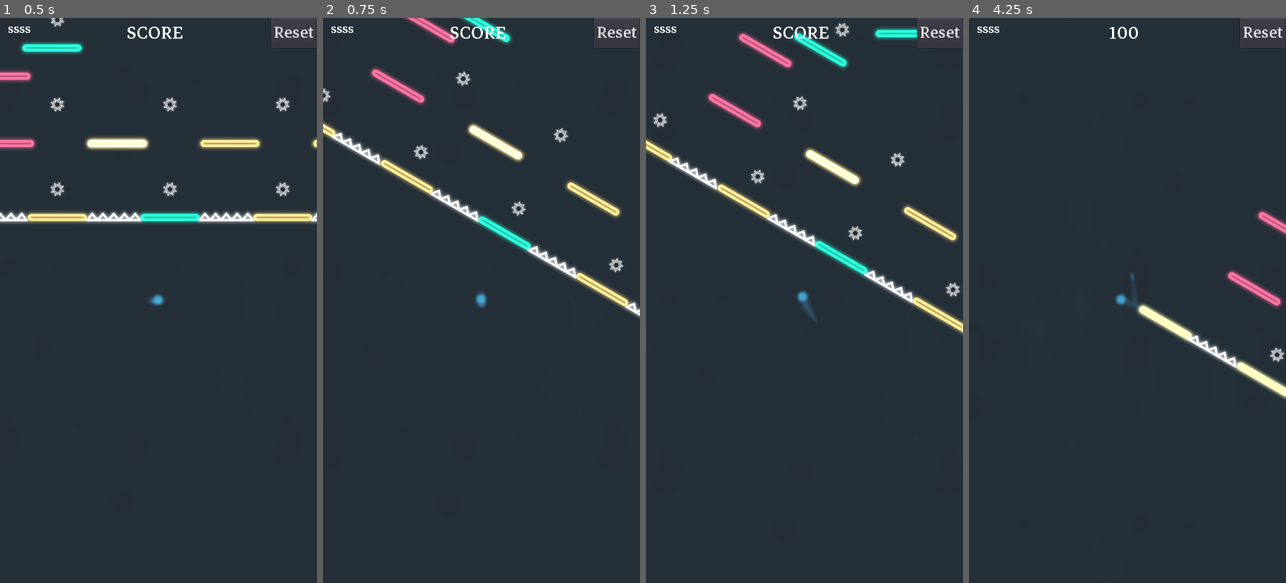
Above: before the commit, frames 1-4 (left to right).
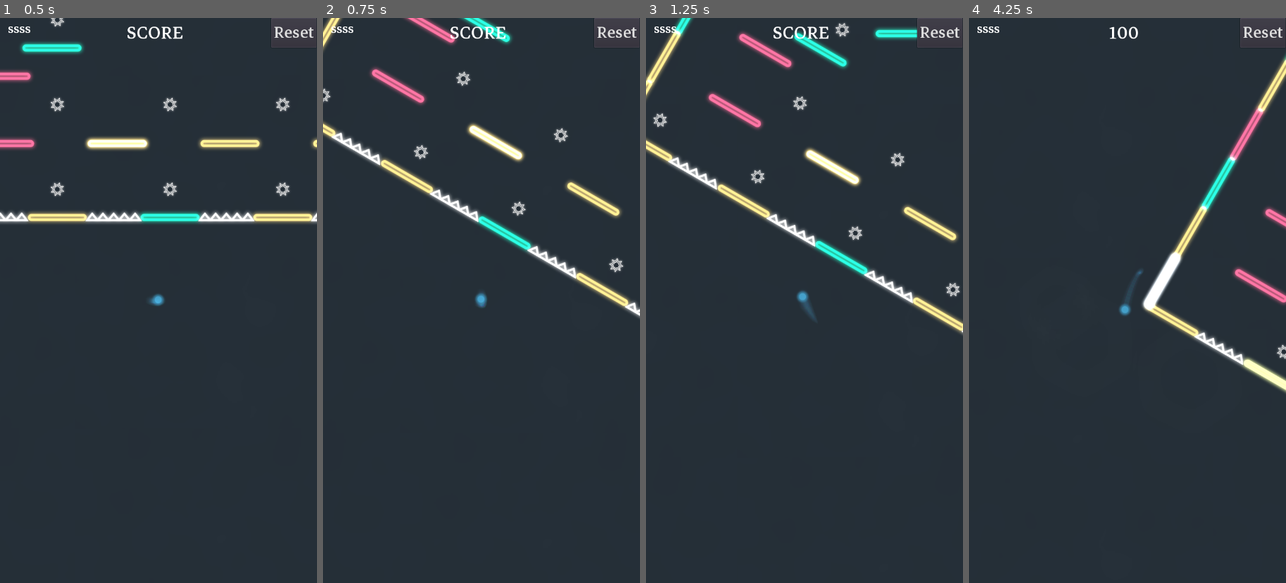
Above: after the commit, the same moments.

Repository: dolorismachina/Pivot
Game: Godot game, scene res://Scenes/Main/Main.tscn
Same seed, same stepped clock (60 frames per second), same inputs: the game is played once before the commit and once after it. The engine's default icon, where the game draws it, is replaced by a stand-in: a white triangle on a blue panel in a dark square.
Inputs (mouse positions are in pixels of both pictures, inside the frame that each line leads up to):
- Up to frame 1 (0.5 s): no input
- Up to frame 2 (0.75 s): move the mouse to (551, 272) at 0.52 s; hold Right (ui_right) from 0.53 s (still down); hold Space (space) from 0.53 s (still down); click (551, 272) at 0.67 s
- Up to frame 3 (1.25 s): keep holding Right (ui_right); keep holding Space (space)
- Up to frame 4 (4.25 s): release Right (ui_right) at 1.25 s; release Space (space) at 1.25 s; drag from (1064, 328) to (1016, 170) at 1.27 s; move the mouse to (1159, 176) at 2.02 s; hold Right (ui_right) 2.03-2.75 s; hold Space (space) 2.03-2.75 s; drag from (1111, 413) to (1232, 554) at 2.77 s; move the mouse to (1222, 385) at 3.52 s; hold Left (ui_left) from 3.53 s (still down); hold Space (space) from 3.53 s (still down)

Frame 1 is identical in both runs. In frame 2, 0.2% of the frame differs, in the area x 0-6%, y 0-6%; in frame 3, 0.5%; in frame 4, 4.7%, in the area x 46-100%, y 6-68%.
Error in both runs: Invalid get index 'modulate' (on base: 'Tween'). (res://Scenes/Blocks/Block/Block.gd:52)

Commit message:
Add border around level

Diff:
--- a/Scenes/Levels/TestLevel.tscn
+++ b/Scenes/Levels/TestLevel.tscn
@@ -89,6 +89,168 @@
 is_visible = true
 is_enabled = true
 
+[node name="Block8" parent="Pivot/Content/Blocks" instance=ExtResource( 3 )]
+position = Vector2( 0, 128 )
+rotation = 1.57079
+is_visible = true
+is_enabled = true
+
+[node name="Block60" parent="Pivot/Content/Blocks" instance=ExtResource( 3 )]
+position = Vector2( 64, 64 )
+rotation = 3.14159
+is_visible = true
+is_enabled = true
+
+[node name="Block65" parent="Pivot/Content/Blocks" instance=ExtResource( 3 )]
+position = Vector2( 576, 64 )
+rotation = 3.14159
+is_visible = true
+is_enabled = true
+
+[node name="Block69" parent="Pivot/Content/Blocks" instance=ExtResource( 3 )]
+position = Vector2( 1088, 64 )
+rotation = 3.14159
+is_visible = true
+is_enabled = true
+
+[node name="Block61" parent="Pivot/Content/Blocks" instance=ExtResource( 3 )]
+position = Vector2( 192, 64 )
+rotation = 3.14159
+is_visible = true
+is_enabled = true
+
+[node name="Block64" parent="Pivot/Content/Blocks" instance=ExtResource( 3 )]
+position = Vector2( 704, 64 )
+rotation = 3.14159
+is_visible = true
+is_enabled = true
+
+[node name="Block70" parent="Pivot/Content/Blocks" instance=ExtResource( 3 )]
+position = Vector2( 1216, 64 )
+rotation = 3.14159
+is_visible = true
+is_enabled = true
+
+[node name="Block62" parent="Pivot/Content/Blocks" instance=ExtResource( 3 )]
+position = Vector2( 320, 64 )
+rotation = 3.14159
+is_visible = true
+is_enabled = true
+
+[node name="Block67" parent="Pivot/Content/Blocks" instance=ExtResource( 3 )]
+position = Vector2( 832, 64 )
+rotation = 3.14159
+is_visible = true
+is_enabled = true
+
+[node name="Block71" parent="Pivot/Content/Blocks" instance=ExtResource( 3 )]
+position = Vector2( 1344, 64 )
+rotation = 3.14159
+is_visible = true
+is_enabled = true
+
+[node name="Block63" parent="Pivot/Content/Blocks" instance=ExtResource( 3 )]
+position = Vector2( 448, 64 )
+rotation = 3.14159
+is_visible = true
+is_enabled = true
+
+[node name="Block66" parent="Pivot/Content/Blocks" instance=ExtResource( 3 )]
+position = Vector2( 960, 64 )
+rotation = 3.14159
+is_visible = true
+is_enabled = true
+
+[node name="Block68" parent="Pivot/Content/Blocks" instance=ExtResource( 3 )]
+position = Vector2( 1472, 64 )
+rotation = 3.14159
+is_visible = true
+is_enabled = true
+
+[node name="Block72" parent="Pivot/Content/Blocks" instance=ExtResource( 3 )]
+position = Vector2( 1600, 64 )
+rotation = 3.14159
+is_visible = true
+is_enabled = true
+
+[node name="Block15" parent="Pivot/Content/Blocks" instance=ExtResource( 3 )]
+position = Vector2( 0, 256 )
+rotation = 1.57079
+is_visible = true
+is_enabled = true
+
+[node name="Block74" parent="Pivot/Content/Blocks" instance=ExtResource( 3 )]
+position = Vector2( 1664, 128 )
+rotation = 1.57079
+is_visible = true
+is_enabled = true
+
+[node name="Block18" parent="Pivot/Content/Blocks" instance=ExtResource( 3 )]
+position = Vector2( 0, 384 )
+rotation = 1.57079
+is_visible = true
+is_enabled = true
+
+[node name="Block76" parent="Pivot/Content/Blocks" instance=ExtResource( 3 )]
+position = Vector2( 1664, 256 )
+rotation = 1.57079
+is_visible = true
+is_enabled = true
+
+[node name="Block19" parent="Pivot/Content/Blocks" instance=ExtResource( 3 )]
+position = Vector2( 0, 512 )
+rotation = 1.57079
+is_visible = true
+is_enabled = true
+
+[node name="Block77" parent="Pivot/Content/Blocks" instance=ExtResource( 3 )]
+position = Vector2( 1664, 384 )
+rotation = 1.57079
+is_visible = true
+is_enabled = true
+
+[node name="Block57" parent="Pivot/Content/Blocks" instance=ExtResource( 3 )]
+position = Vector2( 0, 640 )
+rotation = 1.57079
+is_visible = true
+is_enabled = true
+
+[node name="Block78" parent="Pivot/Content/Blocks" instance=ExtResource( 3 )]
+position = Vector2( 1664, 512 )
+rotation = 1.57079
+is_visible = true
+is_enabled = true
+
+[node name="Block58" parent="Pivot/Content/Blocks" instance=ExtResource( 3 )]
+position = Vector2( 0, 768 )
+rotation = 1.57079
+is_visible = true
+is_enabled = true
+
+[node name="Block73" parent="Pivot/Content/Blocks" instance=ExtResource( 3 )]
+position = Vector2( 1664, 640 )
+rotation = 1.57079
+is_visible = true
+is_enabled = true
+
+[node name="Block59" parent="Pivot/Content/Blocks" instance=ExtResource( 3 )]
+position = Vector2( 0, 896 )
+rotation = 1.57079
+is_visible = true
+is_enabled = true
+
+[node name="Block75" parent="Pivot/Content/Blocks" instance=ExtResource( 3 )]
+position = Vector2( 1664, 768 )
+rotation = 1.57079
+is_visible = true
+is_enabled = true
+
+[node name="Block79" parent="Pivot/Content/Blocks" instance=ExtResource( 3 )]
+position = Vector2( 1664, 896 )
+rotation = 1.57079
+is_visible = true
+is_enabled = true
+
 [node name="Block27" parent="Pivot/Content/Blocks" instance=ExtResource( 3 )]
 position = Vector2( 1344, 960 )
 is_visible = true
@@ -330,6 +492,7 @@
 position = Vector2( 832, 256 )
 
 [node name="Collectables" type="Node2D" parent="Pivot/Content"]
+editor/display_folded = true
 
 [node name="Collectable" parent="Pivot/Content/Collectables" instance=ExtResource( 10 )]
 position = Vector2( 320, 512 )
Not shown: 2 places in Scenes/Levels/TestLevel.tscn that only renumber resources
